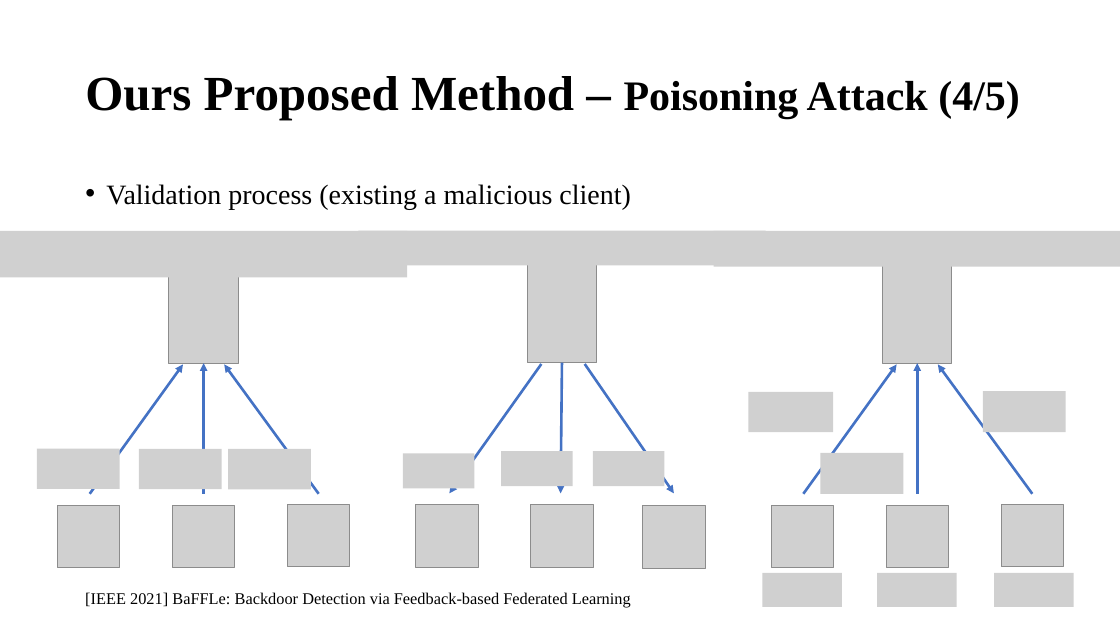
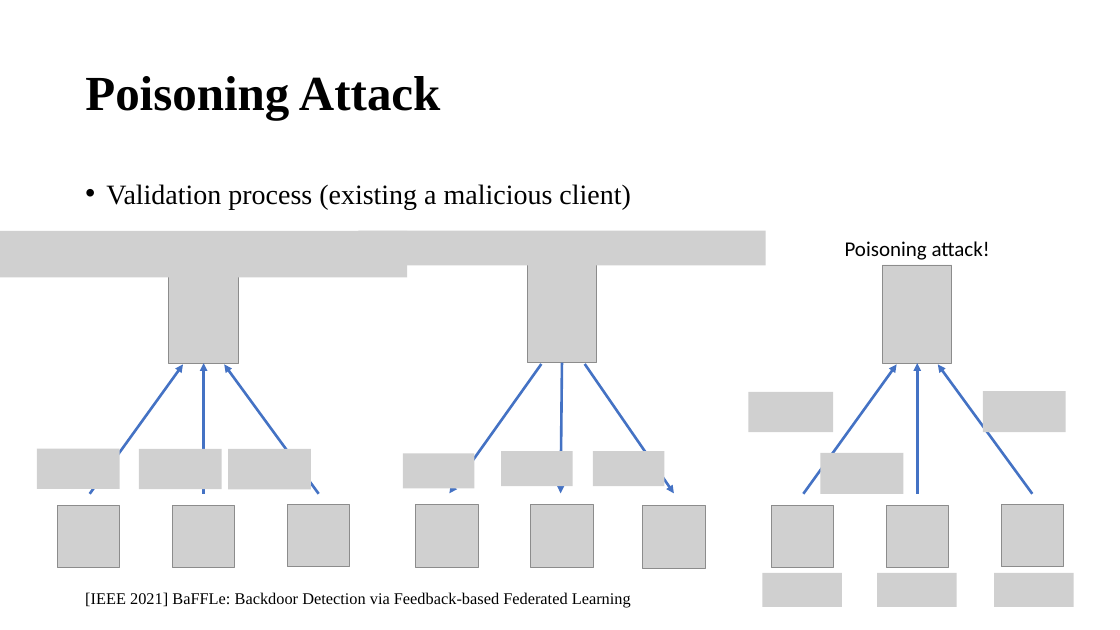
Before and after one commit to bernie6401/NTU_CNS, a slide deck: slide 25 of Final Project/Final Project.pptx (slide 28 before the commit). Drawn at 1120x630 pixels with LibreOffice and Linux fonts; fonts in the diff are those of the drawing; grey boxes stand for pictures; background and template pictures are left out. Boxes give left, top, right and bottom in pixels: in the first picture for what was removed or moved away, otherwise in the second. Text is boxed around its words. In the diff, an @@ line names an element or a change of style, - is before the commit and + after.

```diff
--- a/Final Project/Final Project.pptx
+++ b/Final Project/Final Project.pptx
@@ title at [85,76,440,120]: text changed; size 36 to 42 pt @@
-Ours Proposed Method – Poisoning Attack (4/5)
+Poisoning Attack
@@ picture removed at [714,231,1120,266] @@
@@ text added at [845,241,990,260], 18 pt, text #000000 @@
+Poisoning attack!
```
Also in this commit, not shown: 8 other slides changed, 6 slides added, 6 slides removed, 1 other file.
